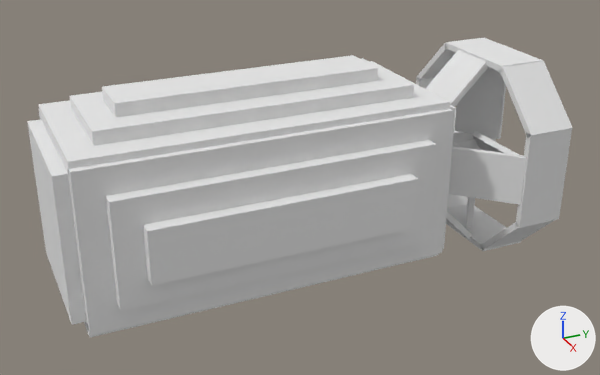
Two versions of the OBJ model src/main/resources/assets/dscombat/models/entity/andolf_sub.obj, one commit apart.
Both versions are drawn from a 50 mm camera at (13.8, -5.1, 6.6) aimed at (0.1, 1.07, -0.25). Arrows for +X, +Y and +Z are at lower right; the lights stay in place. Where no turn or scale is listed for an object, it has been applied to the vertices.
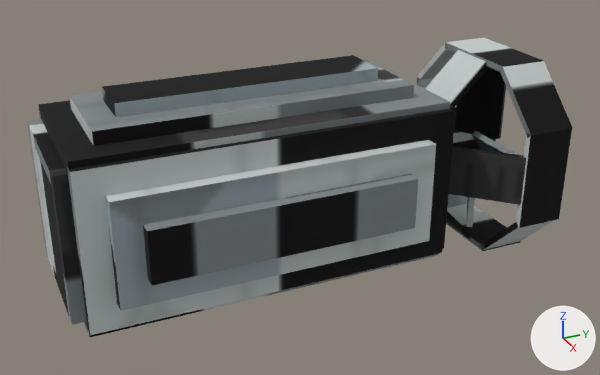
Pixel boxes [x1, y1, x2, y2] of what changed, in the pictures (600 x 375 px):
'cube4', recoloured
    both: [67, 108, 454, 335]
'cube10', recoloured
    both: [106, 140, 436, 311]
'cube11', recoloured
    both: [143, 174, 418, 286]
'cube6', recoloured (white to grey)
    both: [69, 58, 414, 146]
'cube5', recoloured (white to grey)
    both: [38, 61, 450, 173]
'cube7', recoloured (white to grey)
    both: [102, 55, 378, 117]
'cube24', recoloured (grey to black)
    both: [516, 128, 572, 228]
'cube20', recoloured (grey to black)
    both: [449, 146, 526, 205]
'propellor', recoloured (grey to black)
    both: [452, 67, 519, 227]
'cube28', recoloured
    both: [500, 61, 573, 138]
'cube30', recoloured (grey to black)
    both: [49, 168, 87, 325]
'cube17', recoloured (white to grey)
    both: [426, 50, 488, 107]
'cube33', recoloured
    both: [31, 140, 67, 302]
'cube21', recoloured
    both: [445, 38, 543, 72]
'cube22', recoloured
    both: [446, 204, 521, 251]
'cube32', recoloured (white to grey)
    both: [29, 124, 65, 184]
'cube27', recoloured
    both: [481, 220, 554, 250]
'cube18', recoloured (grey to black)
    both: [446, 211, 473, 240]

Diff of the bpy script that builds the scene:
```diff
--- a/src/main/resources/assets/dscombat/models/entity/andolf_sub.obj.py
+++ b/src/main/resources/assets/dscombat/models/entity/andolf_sub.obj.py
@@ me_cube10 @@
 me_cube10.from_pydata(...)  # 8 vertices, 6 faces; spans x 1.62..1.88, y -3.0..3.0, z -1.0..1.0
-me_cube10.materials.append(mat_none)  # white #e7e7e7
+me_cube10.materials.append(mat_m_a3d9eea9_6ccb_29e5_69d9_06b314868df9)  # picture img_base0
@@ me_cube11 @@
 me_cube11.from_pydata(...)  # 8 vertices, 6 faces; spans x 1.88..2.12, y -2.5..2.5, z -0.5..0.5
-me_cube11.materials.append(mat_none)  # white #e7e7e7
+me_cube11.materials.append(mat_m_a3d9eea9_6ccb_29e5_69d9_06b314868df9)  # picture img_base0
@@ me_cube17 @@
 me_cube17.from_pydata(...)  # 8 vertices, 6 faces; spans x -0.5..0.5, y 3.58..5.08, z 0.46..1.96
-me_cube17.materials.append(mat_none)  # white #e7e7e7
+me_cube17.materials.append(mat_m_a3d9eea9_6ccb_29e5_69d9_06b314868df9)  # picture img_base0
@@ me_cube18 @@
 me_cube18.from_pydata(...)  # 8 vertices, 6 faces; spans x -0.5..0.5, y 3.58..5.08, z -2.08..-0.58
-me_cube18.materials.append(mat_none)  # white #e7e7e7
+me_cube18.materials.append(mat_m_a3d9eea9_6ccb_29e5_69d9_06b314868df9)  # picture img_base0
@@ me_cube20 @@
 me_cube20.from_pydata(...)  # 8 vertices, 6 faces; spans x 0.52..2.02, y 3.58..5.08, z -0.56..0.44
-me_cube20.materials.append(mat_none)  # white #e7e7e7
+me_cube20.materials.append(mat_m_a3d9eea9_6ccb_29e5_69d9_06b314868df9)  # picture img_base0
@@ me_cube21 @@
 me_cube21.from_pydata(...)  # 8 vertices, 6 faces; spans x -1.0..1.0, y 5.0..6.0, z 1.87..2.0
-me_cube21.materials.append(mat_none)  # white #e7e7e7
+me_cube21.materials.append(mat_m_a3d9eea9_6ccb_29e5_69d9_06b314868df9)  # picture img_base0
@@ me_cube22 @@
 me_cube22.from_pydata(...)  # 8 vertices, 6 faces; spans x -1.0..1.0, y 5.0..6.0, z -2.13..-2.0
-me_cube22.materials.append(mat_none)  # white #e7e7e7
+me_cube22.materials.append(mat_m_a3d9eea9_6ccb_29e5_69d9_06b314868df9)  # picture img_base0
@@ me_cube24 @@
 me_cube24.from_pydata(...)  # 8 vertices, 6 faces; spans x 1.94..2.06, y 5.0..6.0, z -1.06..0.94
-me_cube24.materials.append(mat_none)  # white #e7e7e7
+me_cube24.materials.append(mat_m_a3d9eea9_6ccb_29e5_69d9_06b314868df9)  # picture img_base0
@@ me_cube27 @@
 me_cube27.from_pydata(...)  # 8 vertices, 6 faces; spans x 0.884..2.033, y 5.0..6.0, z -2.121..-0.972
-me_cube27.materials.append(mat_none)  # white #e7e7e7
+me_cube27.materials.append(mat_m_a3d9eea9_6ccb_29e5_69d9_06b314868df9)  # picture img_base0
@@ me_cube28 @@
 me_cube28.from_pydata(...)  # 8 vertices, 6 faces; spans x 0.928..2.077, y 5.0..6.0, z 0.84..1.989
-me_cube28.materials.append(mat_none)  # white #e7e7e7
+me_cube28.materials.append(mat_m_a3d9eea9_6ccb_29e5_69d9_06b314868df9)  # picture img_base0
@@ me_cube30 @@
 me_cube30.from_pydata(...)  # 8 vertices, 6 faces; spans x 1.12..1.38, y -3.75..-3.5, z -1.37..1.38
-me_cube30.materials.append(mat_none)  # white #e7e7e7
+me_cube30.materials.append(mat_m_a3d9eea9_6ccb_29e5_69d9_06b314868df9)  # picture img_base0
@@ me_cube32 @@
 me_cube32.from_pydata(...)  # 8 vertices, 6 faces; spans x -1.12..1.12, y -3.75..-3.5, z 1.13..1.38
-me_cube32.materials.append(mat_none)  # white #e7e7e7
+me_cube32.materials.append(mat_m_a3d9eea9_6ccb_29e5_69d9_06b314868df9)  # picture img_base0
@@ me_cube33 @@
 me_cube33.from_pydata(...)  # 8 vertices, 6 faces; spans x -1.12..1.12, y -3.75..-3.69, z -1.12..1.13
-me_cube33.materials.append(mat_none)  # white #e7e7e7
+me_cube33.materials.append(mat_m_a3d9eea9_6ccb_29e5_69d9_06b314868df9)  # picture img_base0
@@ me_cube4 @@
 me_cube4.from_pydata(...)  # 8 vertices, 6 faces; spans x 1.38..1.62, y -3.5..3.5, z -1.5..1.5
-me_cube4.materials.append(mat_none)  # white #e7e7e7
+me_cube4.materials.append(mat_m_a3d9eea9_6ccb_29e5_69d9_06b314868df9)  # picture img_base0
@@ me_cube5 @@
 me_cube5.from_pydata(...)  # 8 vertices, 6 faces; spans x -1.5..1.5, y -3.5..3.5, z 1.37..1.63
-me_cube5.materials.append(mat_none)  # white #e7e7e7
+me_cube5.materials.append(mat_m_a3d9eea9_6ccb_29e5_69d9_06b314868df9)  # picture img_base0
@@ me_cube6 @@
 me_cube6.from_pydata(...)  # 8 vertices, 6 faces; spans x -1.0..1.0, y -3.0..3.0, z 1.62..1.88
-me_cube6.materials.append(mat_none)  # white #e7e7e7
+me_cube6.materials.append(mat_m_a3d9eea9_6ccb_29e5_69d9_06b314868df9)  # picture img_base0
@@ me_cube7 @@
 me_cube7.from_pydata(...)  # 8 vertices, 6 faces; spans x -0.5..0.5, y -2.5..2.5, z 1.87..2.13
-me_cube7.materials.append(mat_none)  # white #e7e7e7
+me_cube7.materials.append(mat_m_a3d9eea9_6ccb_29e5_69d9_06b314868df9)  # picture img_base0
@@ me_propellor @@
 me_propellor.from_pydata(...)  # 40 vertices, 30 faces; spans x -1.75..1.75, y 3.62..5.65, z -1.81..1.69
-me_propellor.materials.append(mat_none)  # white #e7e7e7
+me_propellor.materials.append(mat_m_a3d9eea9_6ccb_29e5_69d9_06b314868df9)  # picture img_base0
```
